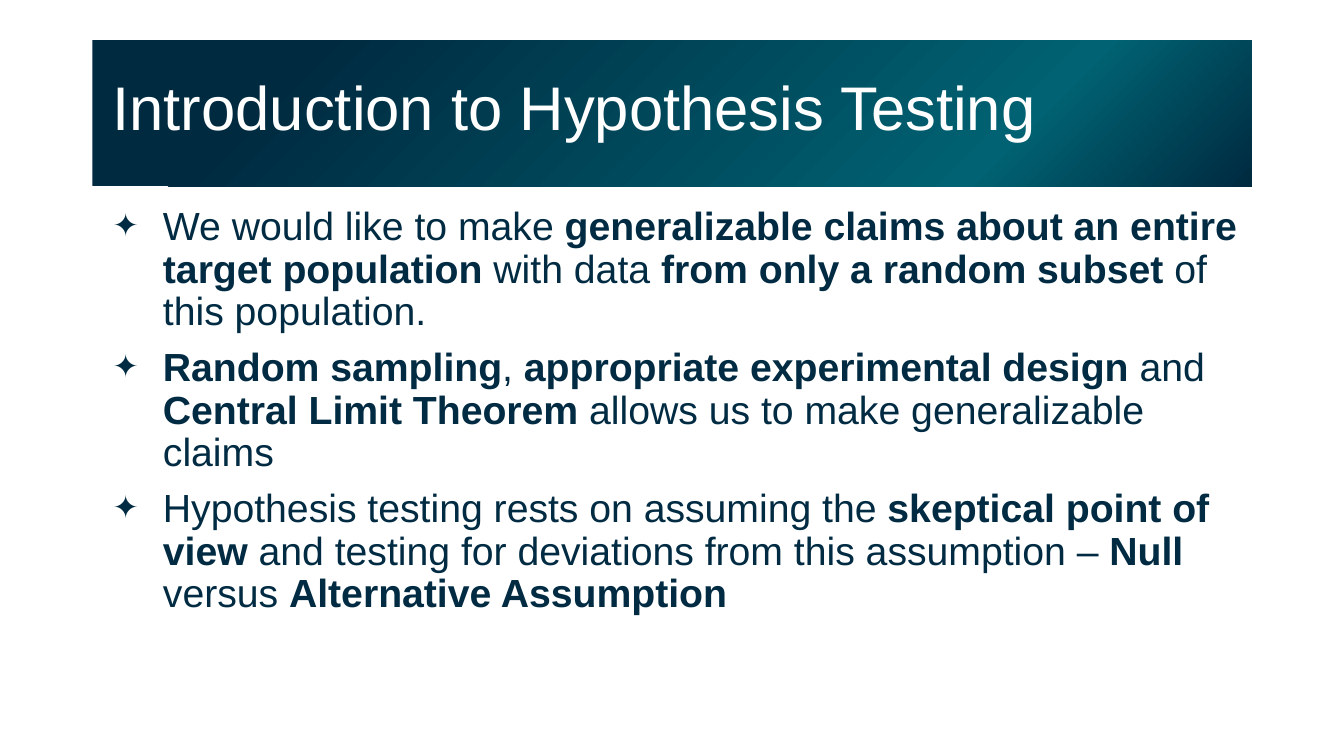
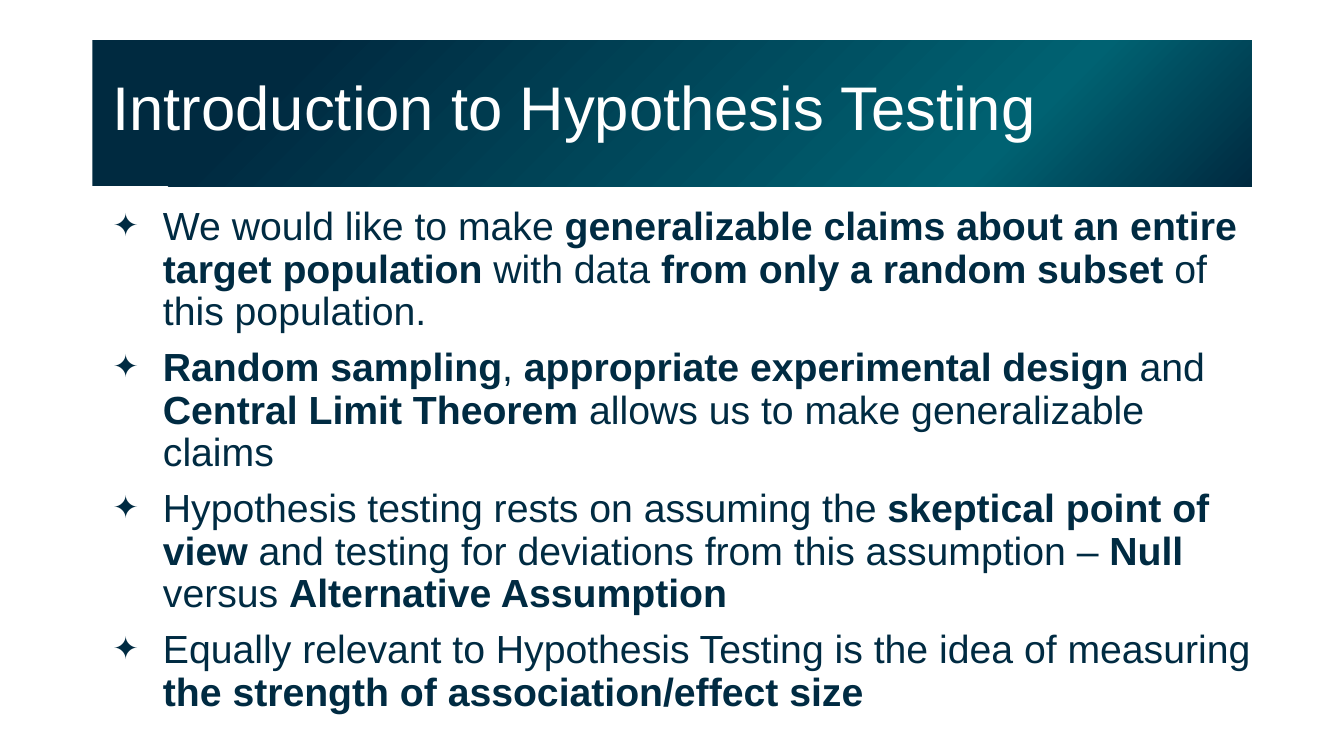
Before and after one commit to gladstone-institutes/Bioinformatics-Workshops, a slide deck: slide 10 of hypothesis-testing/HypothesisTesting.pptx (slide 7 before the commit). Drawn at 1344x756 pixels with LibreOffice and Linux fonts; fonts in the diff are those of the drawing. Boxes give left, top, right and bottom in pixels: in the first picture for what was removed or moved away, otherwise in the second. Text is boxed around its words. In the diff, an @@ line names an element or a change of style, - is before the commit and + after.

```diff
--- a/hypothesis-testing/HypothesisTesting.pptx
+++ b/hypothesis-testing/HypothesisTesting.pptx
@@ text at <box>163,634,1251,714</box>: paragraph added @@
+✦ Equally relevant to Hypothesis Testing is the idea of measuring the strength of association/effect size
```
Also in this commit, not shown: 8 other slides changed, 6 slides added.
